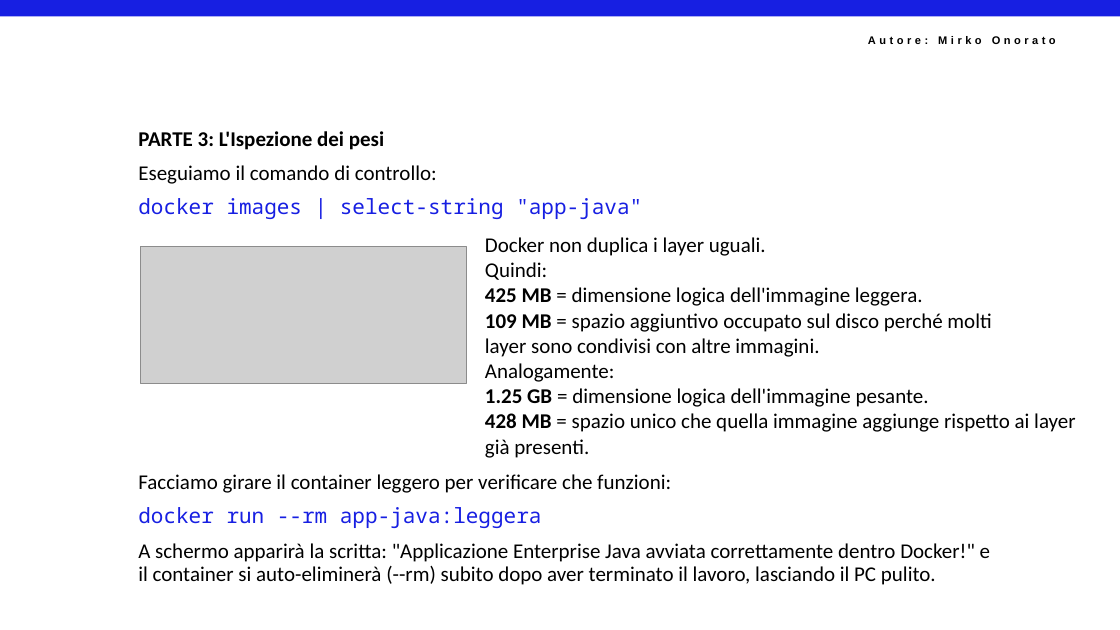
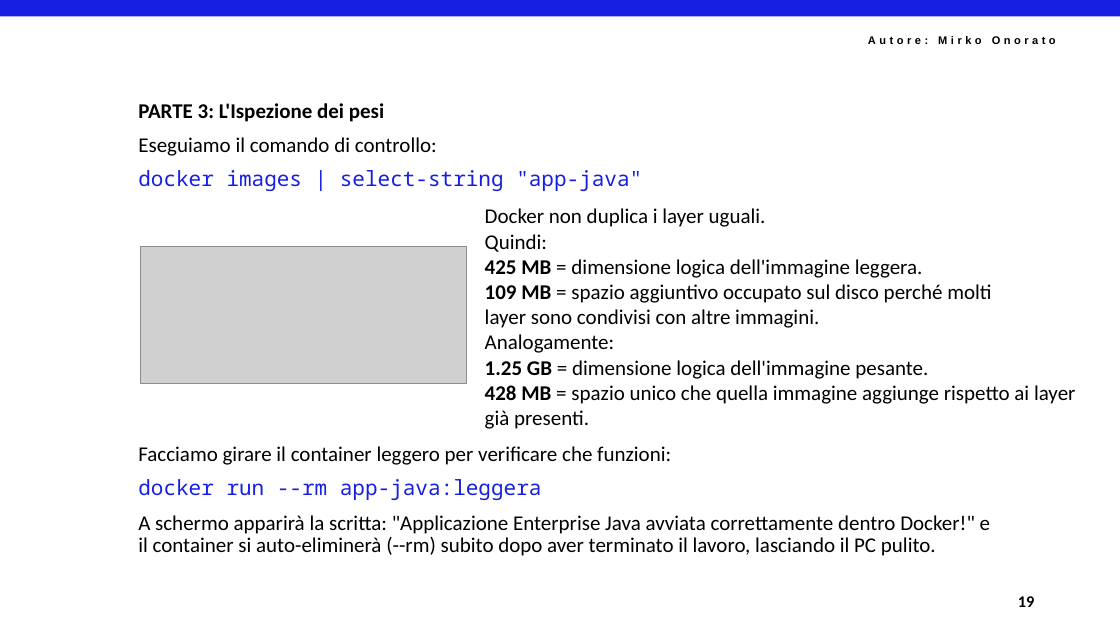
Before and after one commit to mirkoSkF/Docker-Labs, a slide deck: slide 21 of Raccolta esercizi - Docker Atomo.pptx. Drawn at 1120x630 pixels with LibreOffice and Linux fonts; fonts in the diff are those of the drawing; grey boxes stand for pictures; background and template pictures are left out. Boxes give left, top, right and bottom in pixels: in the first picture for what was removed or moved away, otherwise in the second. Text is boxed around its words. In the diff, an @@ line names an element or a change of style, - is before the commit and + after.

```diff
--- a/Raccolta esercizi - Docker Atomo.pptx
+++ b/Raccolta esercizi - Docker Atomo.pptx
@@ text "PARTE 3: L'Ispezione dei pesi": place and size @@
-text "PARTE 3: L'Ispezione dei pesi" at (138, 131, 990, 585)
+text "PARTE 3: L'Ispezione dei pesi" at (138, 103, 990, 556)
@@ text "Docker non duplica i layer ...": place and size @@
-text "Docker non duplica i layer ..." at (485, 237, 1075, 458)
+text "Docker non duplica i layer ..." at (485, 208, 1075, 429)
@@ text added at (1018, 596, 1035, 607), 14 pt, text #000000, bold @@
+19
```
Also in this commit, not shown: 21 other slides changed, 13 slides added.
